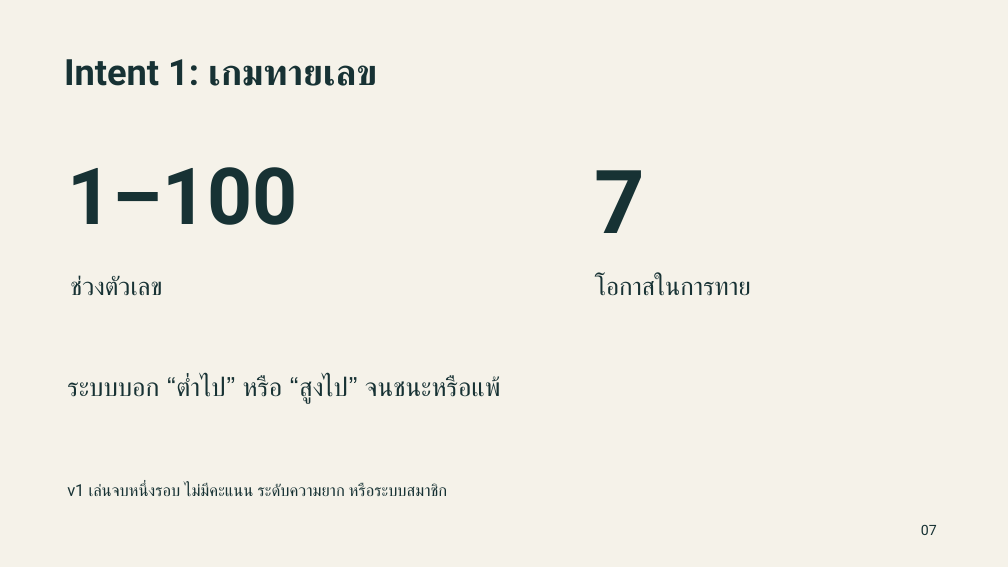
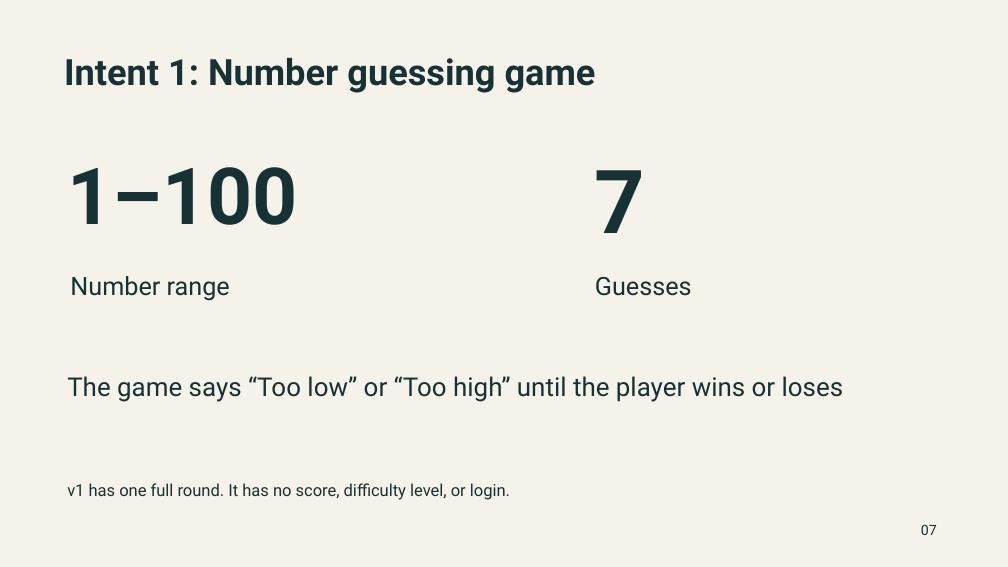
Before and after one commit to sdanutha/ADLC-in-Action, a slide deck: slide 7 of ADLC-in-Action.pptx. Drawn at 1008x567 pixels with LibreOffice and Linux fonts; fonts in the diff are those of the drawing. Boxes give left, top, right and bottom in pixels: in the first picture for what was removed or moved away, otherwise in the second. Text is boxed around its words. In the diff, an @@ line names an element or a change of style, - is before the commit and + after.

```diff
--- a/ADLC-in-Action.pptx
+++ b/ADLC-in-Action.pptx
@@ text at box(64, 58, 596, 93): text changed @@
-Intent 1: เกมทายเลข
+Intent 1: Number guessing game
@@ text at box(70, 276, 230, 301): text changed @@
-ช่วงตัวเลข
+Number range
@@ text at box(595, 277, 692, 296): text changed @@
-โอกาสในการทาย
+Guesses
@@ text at box(67, 376, 844, 402): text changed @@
-ระบบบอก “ต่ำไป” หรือ “สูงไป” จนชนะหรือแพ้
+The game says “Too low” or “Too high” until the player wins or loses
@@ text at box(67, 483, 510, 500): text changed @@
-v1 เล่นจบหนึ่งรอบ ไม่มีคะแนน ระดับความยาก หรือระบบสมาชิก
+v1 has one full round. It has no score, difficulty level, or login.
```
Also in this commit, not shown: 9 other slides changed, 8 slides added, 8 slides removed, 1 other file.
